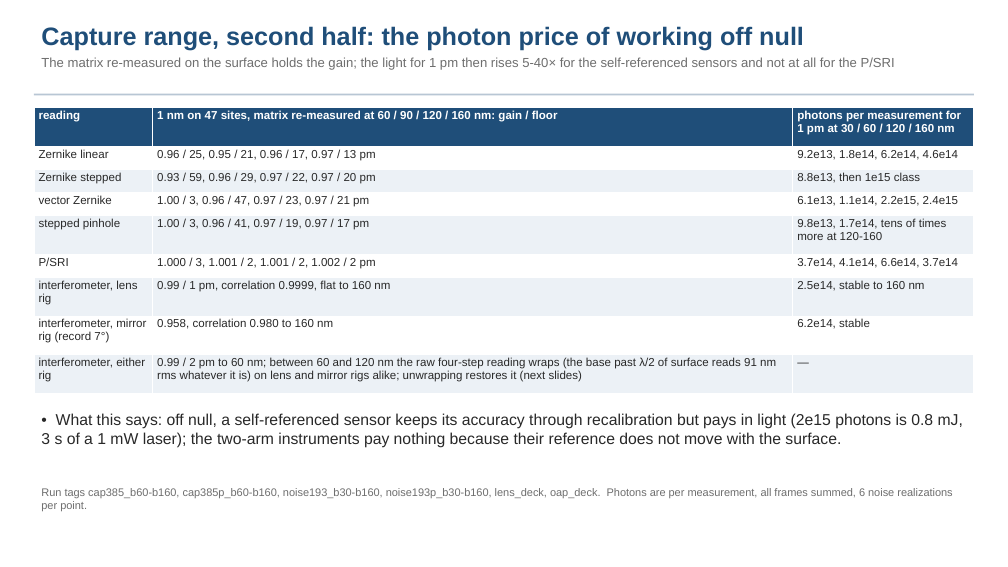
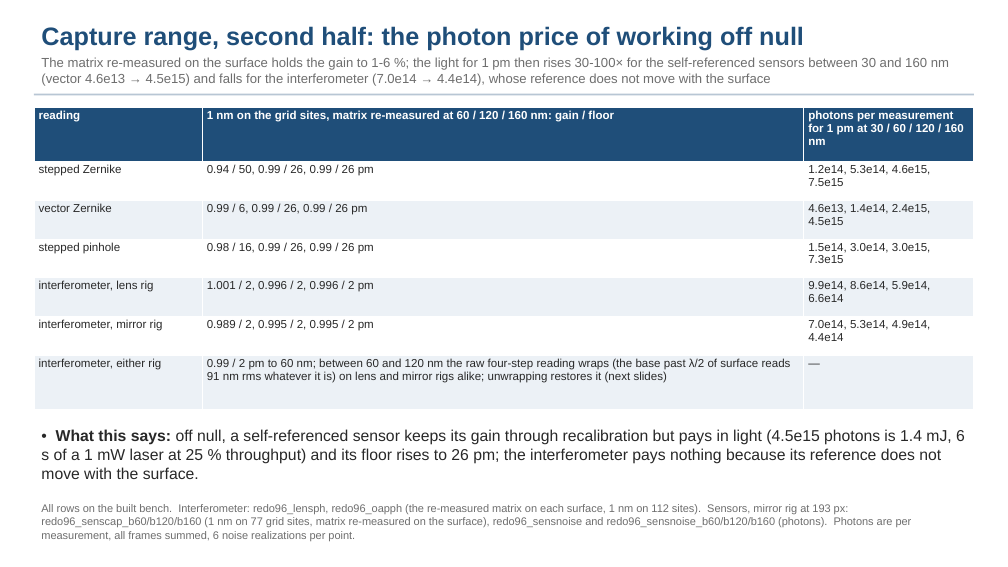
Before and after one commit to nasa-jpl/macos, a slide deck: slide 28 of demo_session/deck_gauges_baseline.pptx. Drawn at 1008x567 pixels with LibreOffice and Linux fonts; fonts in the diff are those of the drawing. Boxes give left, top, right and bottom in pixels: in the first picture for what was removed or moved away, otherwise in the second. Text is boxed around its words. In the diff, an @@ line names an element or a change of style, - is before the commit and + after.

```diff
--- a/demo_session/deck_gauges_baseline.pptx
+++ b/demo_session/deck_gauges_baseline.pptx
@@ text at bbox=[41, 57, 949, 86]: text changed @@
-The matrix re-measured on the surface holds the gain; the light for 1 pm then rises 5-40× for the self-referenced sensors and not at all for the P/SRI
+The matrix re-measured on the surface holds the gain to 1-6 %; the light for 1 pm then rises 30-100× for the self-referenced sensors between 30 and 160 nm (vector 4.6e13 → 4.5e15) and falls for the interferometer (7.0e14 → 4.4e14), whose reference does not move with the surface
@@ table at bbox=[34, 107, 975, 410] @@
-row 1: reading | 1 nm on 47 sites, matrix re-measured at 60 / 90 / 120 / 160 nm: gain / floor | photons per measurement for 1 pm at 30 / 60 / 120 / 160 nm
-row 2: Zernike linear | 0.96 / 25, 0.95 / 21, 0.96 / 17, 0.97 / 13 pm | 9.2e13, 1.8e14, 6.2e14, 4.6e14
-row 3: Zernike stepped | 0.93 / 59, 0.96 / 29, 0.97 / 22, 0.97 / 20 pm | 8.8e13, then 1e15 class
-row 4: vector Zernike | 1.00 / 3, 0.96 / 47, 0.97 / 23, 0.97 / 21 pm | 6.1e13, 1.1e14, 2.2e15, 2.4e15
-row 5: stepped pinhole | 1.00 / 3, 0.96 / 41, 0.97 / 19, 0.97 / 17 pm | 9.8e13, 1.7e14, tens of times more at 120-160
-row 6: P/SRI | 1.000 / 3, 1.001 / 2, 1.001 / 2, 1.002 / 2 pm | 3.7e14, 4.1e14, 6.6e14, 3.7e14
-row 7: interferometer, lens rig | 0.99 / 1 pm, correlation 0.9999, flat to 160 nm | 2.5e14, stable to 160 nm
-row 8: interferometer, mirror rig (record 7°) | 0.958, correlation 0.980 to 160 nm | 6.2e14, stable
+row 1: reading | 1 nm on the grid sites, matrix re-measured at 60 / 120 / 160 nm: gain / floor | photons per measurement for 1 pm at 30 / 60 / 120 / 160 nm
+row 2: stepped Zernike | 0.94 / 50, 0.99 / 26, 0.99 / 26 pm | 1.2e14, 5.3e14, 4.6e15, 7.5e15
+row 3: vector Zernike | 0.99 / 6, 0.99 / 26, 0.99 / 26 pm | 4.6e13, 1.4e14, 2.4e15, 4.5e15
+row 4: stepped pinhole | 0.98 / 16, 0.99 / 26, 0.99 / 26 pm | 1.5e14, 3.0e14, 3.0e15, 7.3e15
+row 5: interferometer, lens rig | 1.001 / 2, 0.996 / 2, 0.996 / 2 pm | 9.9e14, 8.6e14, 5.9e14, 6.6e14
+row 6: interferometer, mirror rig | 0.989 / 2, 0.995 / 2, 0.995 / 2 pm | 7.0e14, 5.3e14, 4.9e14, 4.4e14
@@ text at bbox=[41, 429, 965, 479]: text changed @@
-• What this says: off null, a self-referenced sensor keeps its accuracy through recalibration but pays in light (2e15 photons is 0.8 mJ, 3 s of a 1 mW laser); the two-arm instruments pay nothing because their reference does not move with the surface.
+• What this says: off null, a self-referenced sensor keeps its gain through recalibration but pays in light (4.5e15 photons is 1.4 mJ, 6 s of a 1 mW laser at 25 % throughput) and its floor rises to 26 pm; the interferometer pays nothing because its reference does not move with the surface.
@@ text at bbox=[41, 504, 912, 541]: text changed @@
-Run tags cap385_b60-b160, cap385p_b60-b160, noise193_b30-b160, noise193p_b30-b160, lens_deck, oap_deck. Photons are per measurement, all frames summed, 6 noise realizations per point.
+All rows on the built bench. Interferometer: redo96_lensph, redo96_oapph (the re-measured matrix on each surface, 1 nm on 112 sites). Sensors, mirror rig at 193 px: redo96_senscap_b60/b120/b160 (1 nm on 77 grid sites, matrix re-measured on the surface), redo96_sensnoise and redo96_sensnoise_b60/b120/b160 (photons). Photons are per measurement, all frames summed, 6 noise realizations per point.
```
Also in this commit, not shown: 46 other slides changed, 2 slides added, 5 slides removed, 8 other files.
